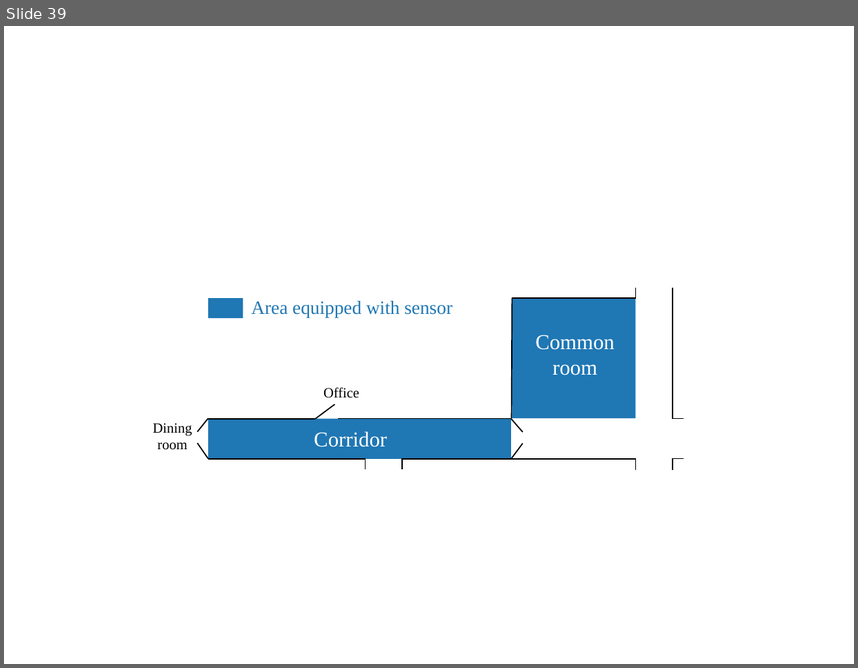
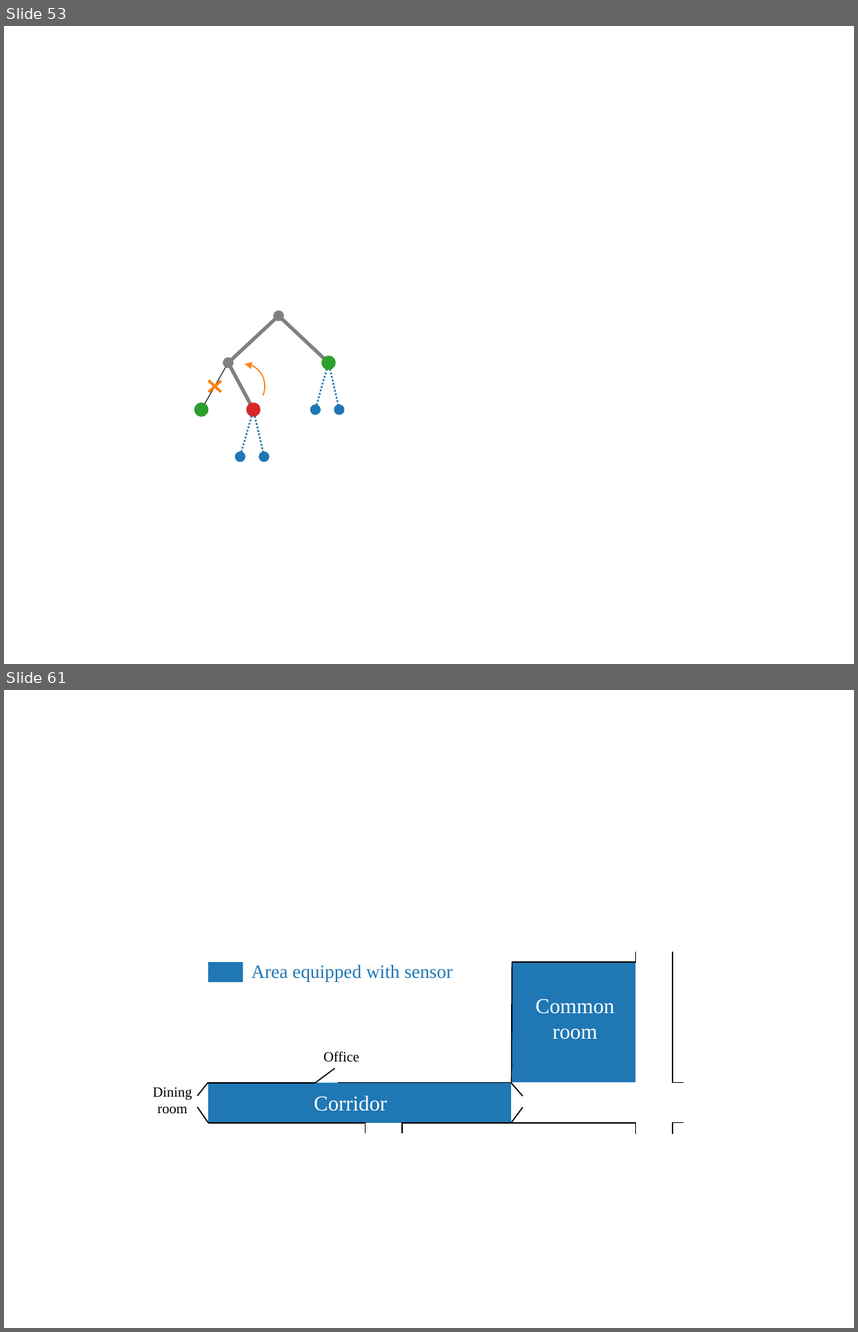
Before and after one commit to lminvielle/soutenance, a slide deck: images/ppt/schemas.pptx. Shown one above the other, each under a label of ours: slide 39 before the commit, slides 53 and 61 after it; the slides between them are not shown. The pictures are 858x668 and 858x1332 pixels, drawn with LibreOffice and Linux fonts; fonts in the diff are those of the drawing. Boxes give left, top, right and bottom in pixels: in the first picture for what was removed or moved away, otherwise in the second. Text is boxed around its words. In the diff, an @@ line names an element or a change of style, - is before the commit and + after.

```diff
--- a/images/ppt/schemas.pptx
+++ b/images/ppt/schemas.pptx
@@ slide 53 added at [4,26,854,664], background #FFFFFF @@
@@ ellipse added at [275,312,283,319], fill #262626 @@
@@ double arrow added from (279, 316) to (228, 363), #808080 3 pt @@
@@ double arrow added from (279, 316) to (329, 363), #808080 3 pt @@
@@ arc (boxed as its full ellipse) added at [209,355,274,422], outline #FF7F0E 1 pt @@
@@ ellipse added at [322,356,337,370], fill #2CA02C @@
@@ double arrow added from (228, 363) to (201, 410), #262626 0.75 pt @@
@@ double arrow added from (228, 363) to (253, 410), #808080 3 pt @@
@@ double arrow added from (329, 363) to (315, 410), #1F77B4 1.5 pt dashed @@
@@ double arrow added from (329, 363) to (339, 410), #1F77B4 1.5 pt dashed @@
@@ line added from (209, 381) to (221, 392), #FF7F0E 2.25 pt @@
@@ line added from (209, 392) to (221, 381), #FF7F0E 2.25 pt @@
@@ ellipse added at [194,403,209,417], fill #2CA02C @@
@@ double arrow added from (253, 410) to (240, 456), #1F77B4 1.5 pt dashed @@
@@ ellipse added at [246,403,261,417], fill #D72728 @@
@@ double arrow added from (253, 410) to (264, 456), #1F77B4 1.5 pt dashed @@
@@ ellipse added at [310,404,320,414], fill #1F77B4 @@
@@ ellipse added at [334,404,344,414], fill #1F77B4 @@
@@ ellipse added at [235,451,245,461], fill #1F77B4 @@
@@ ellipse added at [259,451,269,461], fill #1F77B4 @@
@@ what was slide 39 is now slide 61 @@
```
Also in this commit, not shown: 1 slide changed, 21 other slides added, 39 other files.
